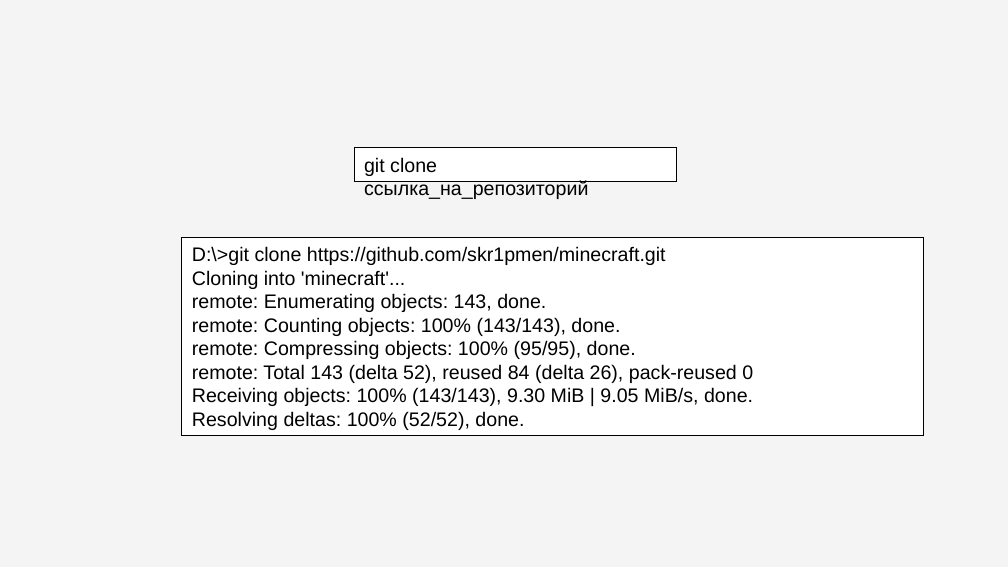
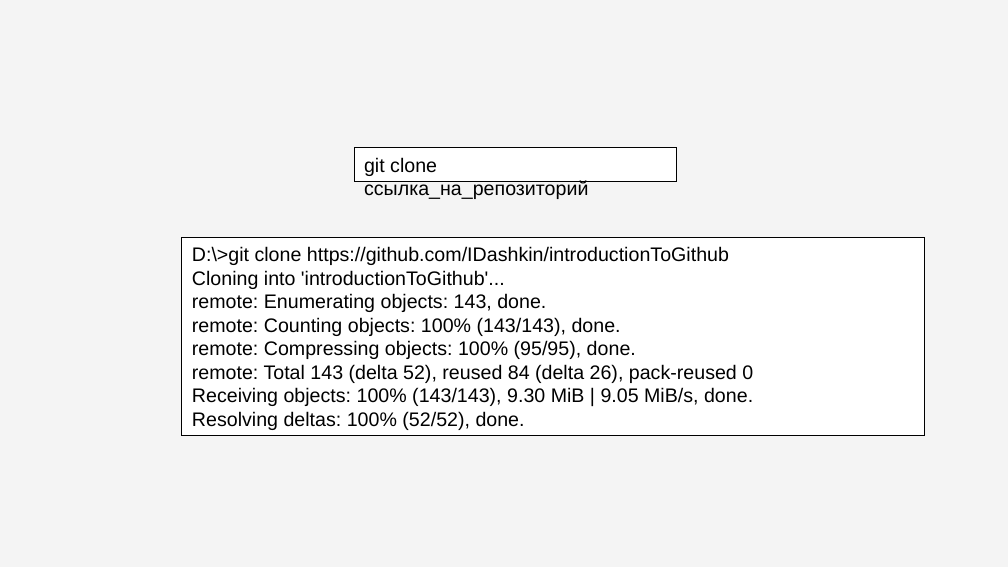
Before and after one commit to IDashkin/introductionToGithub, a slide deck: slide 12 of Github presentation.pptx. Drawn at 1008x567 pixels with LibreOffice and Linux fonts; fonts in the diff are those of the drawing; background and template pictures are left out. Boxes give left, top, right and bottom in pixels: in the first picture for what was removed or moved away, otherwise in the second. Text is boxed around its words. In the diff, an @@ line names an element or a change of style, - is before the commit and + after.

```diff
--- a/Github presentation.pptx
+++ b/Github presentation.pptx
@@ text in rectangle at [192,246,729,289]: text changed @@
-D:\>git clone https://github.com/skr1pmen/minecraft.git
-Cloning into 'minecraft'...
+D:\>git clone https://github.com/IDashkin/introductionToGithub
+Cloning into 'introductionToGithub'...
```
Also in this commit, not shown: 1 other slide changed, 1 other file.
